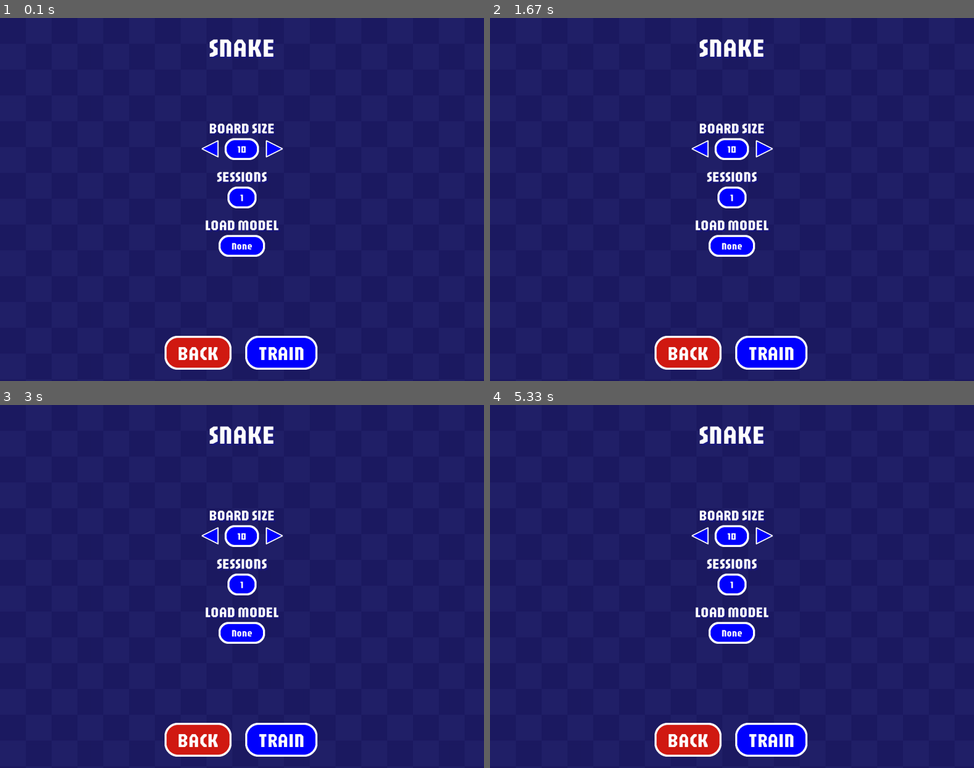
Above: before the commit, frames 1-4 (two rows, left to right).
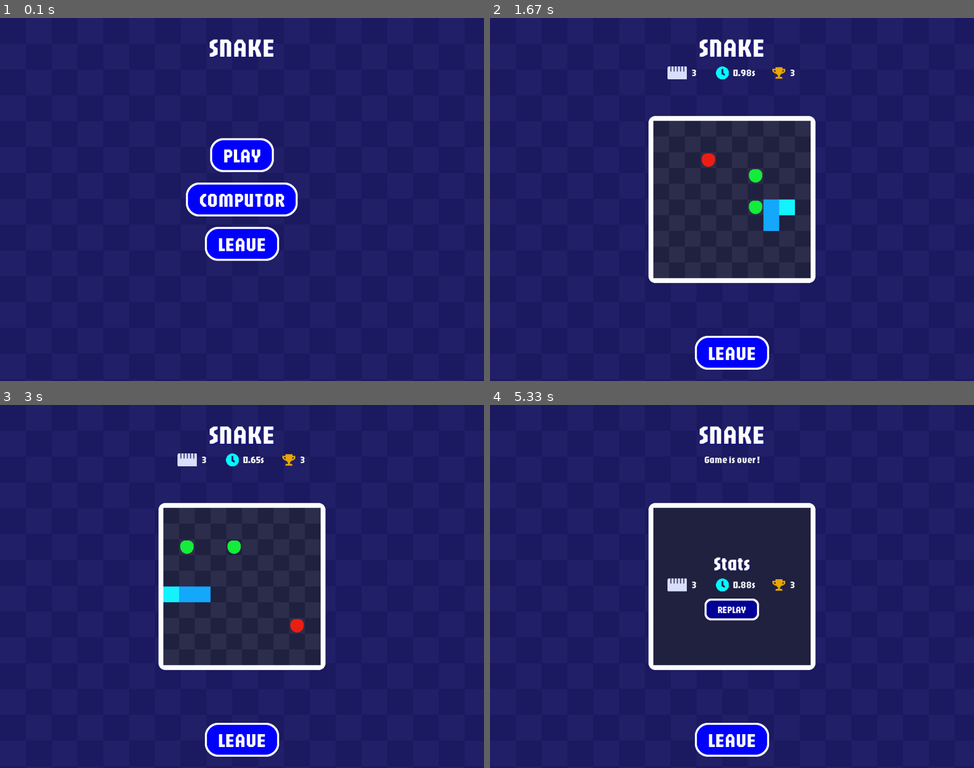
Above: after the commit, the same moments.

Repository: DevJ2K/snakeAI
Game: pygame game, started from game.py
Same seed, same stepped clock (60 frames per second), same inputs: the game is played once before the commit and once after it.
Inputs (mouse positions are in pixels of both pictures, inside the frame that each line leads up to):
- Up to frame 1 (0.1 s): no input
- Up to frame 2 (1.67 s): click (732, 155) at 0.38 s, where only the run after the commit has a clickable "PLAY"; hold Right 0.67-1.13 s; hold Up 1.17-1.47 s; hold Right from 1.5 s (still down)
- Up to frame 3 (3 s): release Right at 1.97 s; tap Enter at 2 s; hold Left 2.33-2.87 s; hold Down from 2.9 s (still down)
- Up to frame 4 (5.33 s): release Down at 3.2 s; hold Left 3.23-3.63 s; click (732, 608) at 4.12 s, where only the run after the commit has a clickable "REPLAY"; hold Up 4.4-4.77 s; hold Right from 4.8 s (still down)

The runs differ from the first frame. In frame 1, 7.5% of the frame differs, in the area x 34-66%, y 29-97%; in frame 2, 16%; in frame 3, 16%; in frame 4, 19%, in the area x 32-68%, y 14-97%.

Commit message:
🏆 : Everything works as expected !

Diff:
--- a/srcs/Window.py
+++ b/srcs/Window.py
@@ -56,7 +56,7 @@
         self.last_tick = 0
         self.theme = theme.get()
 
-        self.menu = "COMPUTOR_TRAINING_SETTINGS"
+        self.menu = "MAIN"
 
         self.computor_vision = False
 
